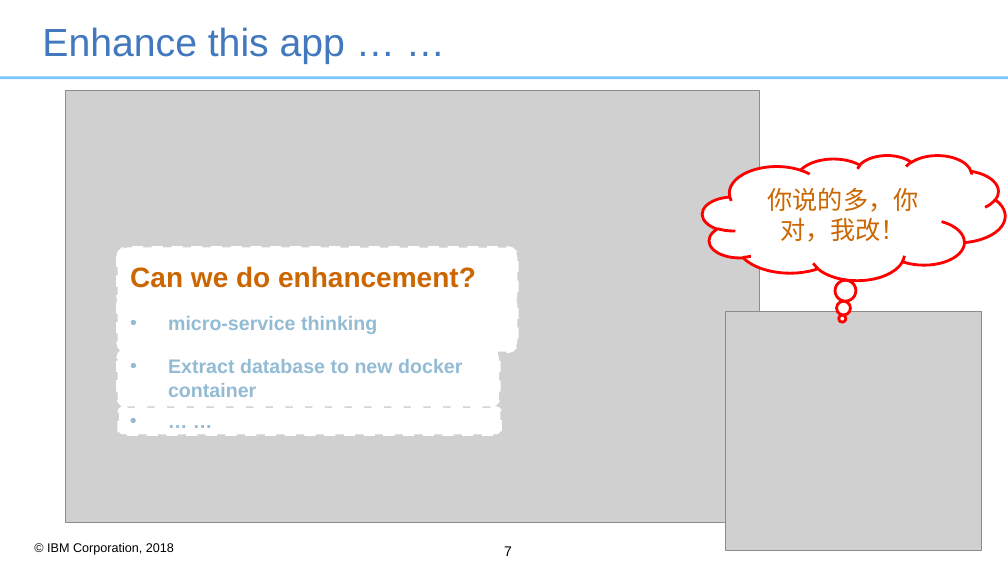
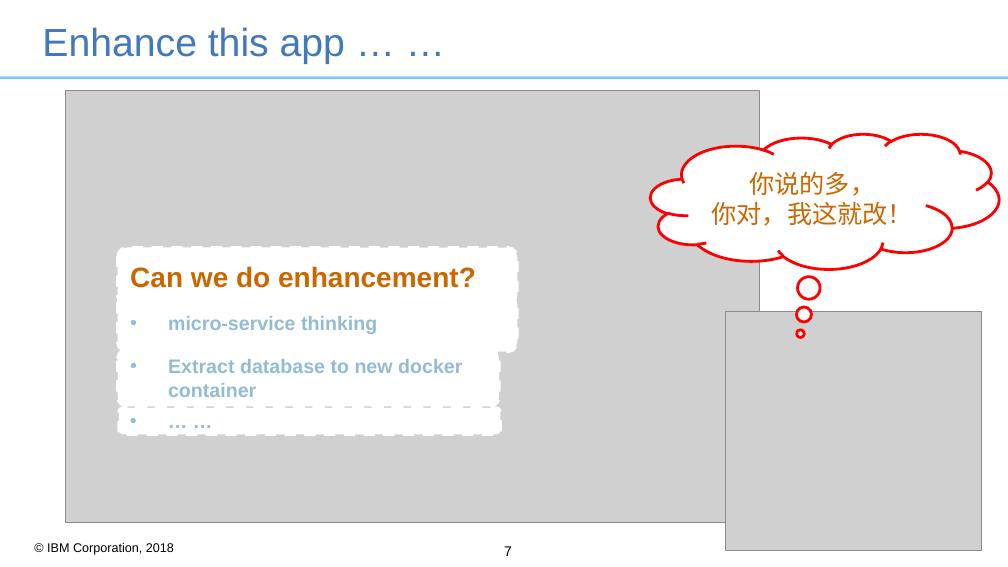
Before and after one commit to RocketsFang/k8s_concepts, a slide deck: slide 7 of ppt/k8s-basic-resources.ppt. Drawn at 1008x567 pixels with LibreOffice and Linux fonts; fonts in the diff are those of the drawing; grey boxes stand for pictures; background and template pictures are left out. Boxes give left, top, right and bottom in pixels: in the first picture for what was removed or moved away, otherwise in the second. Text is boxed around its words. In the diff, an @@ line names an element or a change of style, - is before the commit and + after.

```diff
--- a/ppt/k8s-basic-resources.ppt
+++ b/ppt/k8s-basic-resources.ppt
@@ thought cloud "你说的多，": place and size @@
-thought cloud "你说的多，" at box(703, 155, 1005, 280)
+thought cloud "你说的多，" at box(650, 134, 999, 269)
@@ thought cloud "你说的多，" at box(650, 134, 999, 269): proportions changed @@
@@ text in thought cloud at box(712, 172, 914, 226): text changed @@
-你说的多，你对，我改！
+你说的多，
+你对，我这就改！
```
Also in this commit, not shown: 5 other slides changed, 3 slides added, 1 slide removed.
